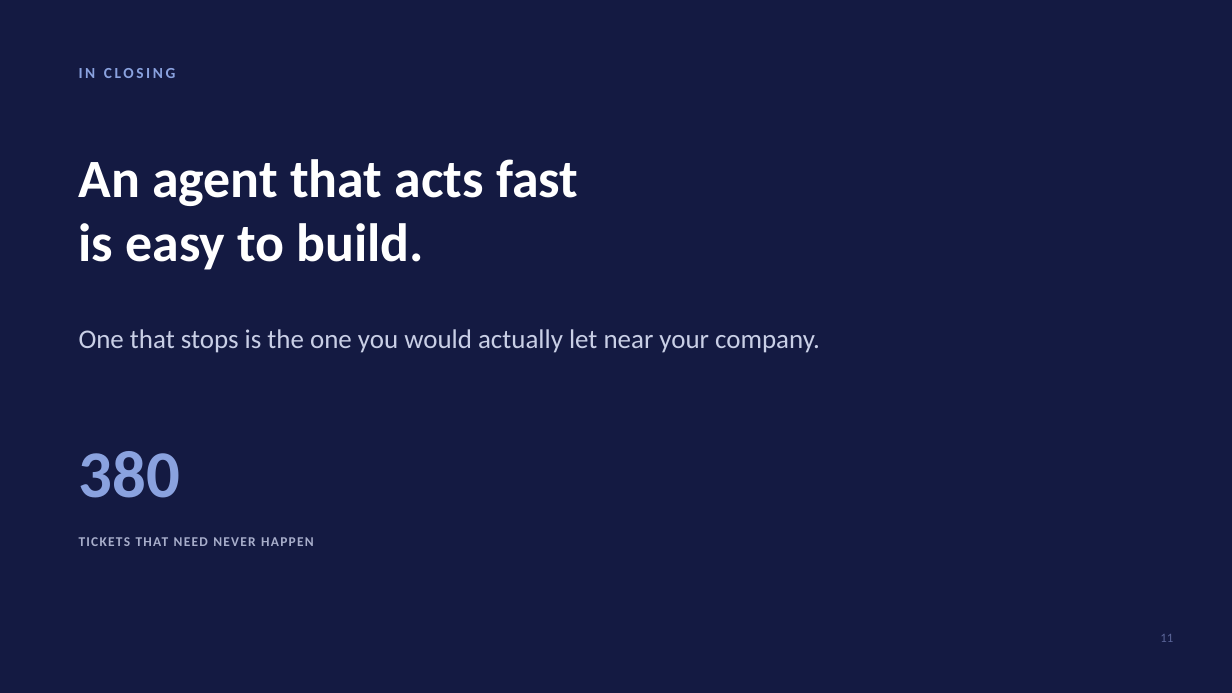
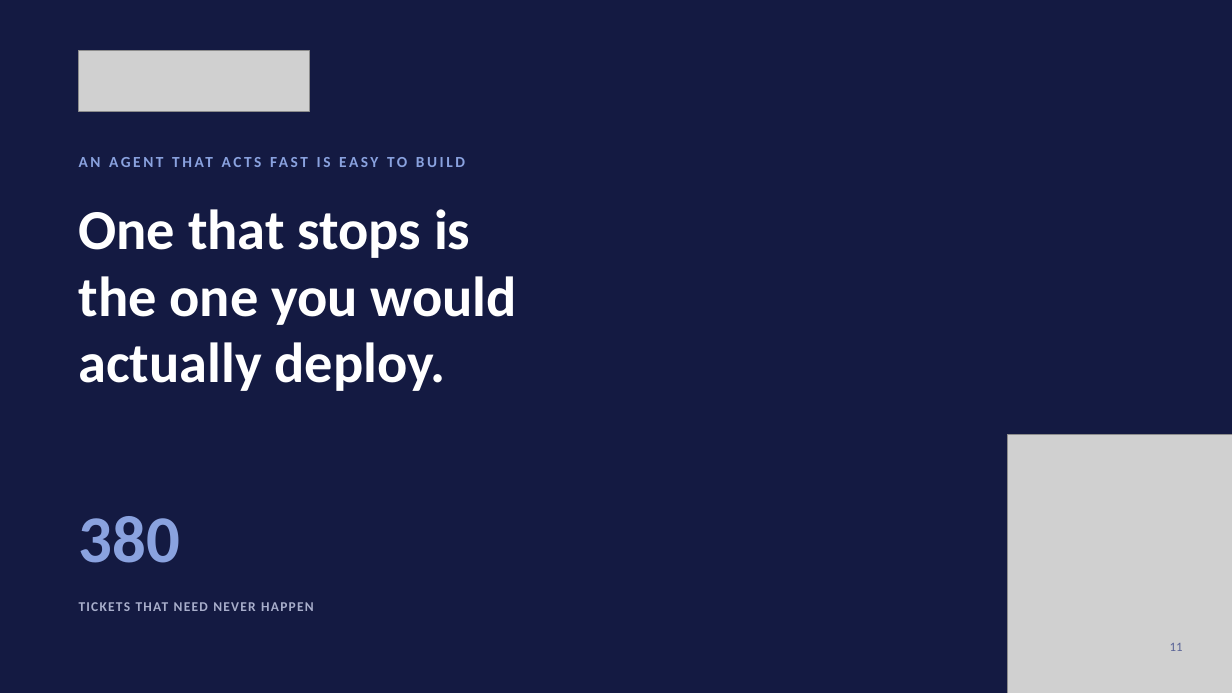
Before and after one commit to ZenBen5173/service-desk-command-center, a slide deck: slide 11 of docs/Service-Desk-Command-Center.pptx. Drawn at 1232x693 pixels with LibreOffice and Linux fonts; fonts in the diff are those of the drawing; grey boxes stand for pictures. Boxes give left, top, right and bottom in pixels: in the first picture for what was removed or moved away, otherwise in the second. Text is boxed around its words. In the diff, an @@ line names an element or a change of style, - is before the commit and + after.

```diff
--- a/docs/Service-Desk-Command-Center.pptx
+++ b/docs/Service-Desk-Command-Center.pptx
@@ picture added at (79, 51, 310, 112) @@
@@ text removed at (79, 68, 176, 78) @@
-IN CLOSING
@@ text at (79, 159, 578, 270): text changed; size 42 to 12 pt; text colour #FFFFFF to #8AA2DF @@
-An agent that acts fast
-is easy to build.
+AN AGENT THAT ACTS FAST IS EASY TO BUILD
@@ text at (79, 209, 517, 391): text changed; size 21 to 44 pt; text colour #C9CFE6 to #FFFFFF; bold on @@
-One that stops is the one you would actually let near your company.
+One that stops is
+the one you would
+actually deploy.
@@ text "One that stops is" at (79, 209, 517, 391): vertical alignment middle to top @@
@@ picture added at (1007, 434, 1232, 693) @@
@@ text "380": place and size @@
-text "380" at (79, 451, 180, 498)
+text "380" at (79, 516, 180, 563)
@@ text "TICKETS THAT NEED NEVER HAPPEN": place and size @@
-text "TICKETS THAT NEED NEVER HAPPEN" at (79, 537, 313, 546)
+text "TICKETS THAT NEED NEVER HAPPEN" at (79, 602, 313, 611)
@@ text "11": place and size @@
-text "11" at (1160, 634, 1173, 642)
+text "11" at (1170, 643, 1183, 651)
```
Also in this commit, not shown: 9 other slides changed, 1 slide added, 1 slide removed, 1 other file.
